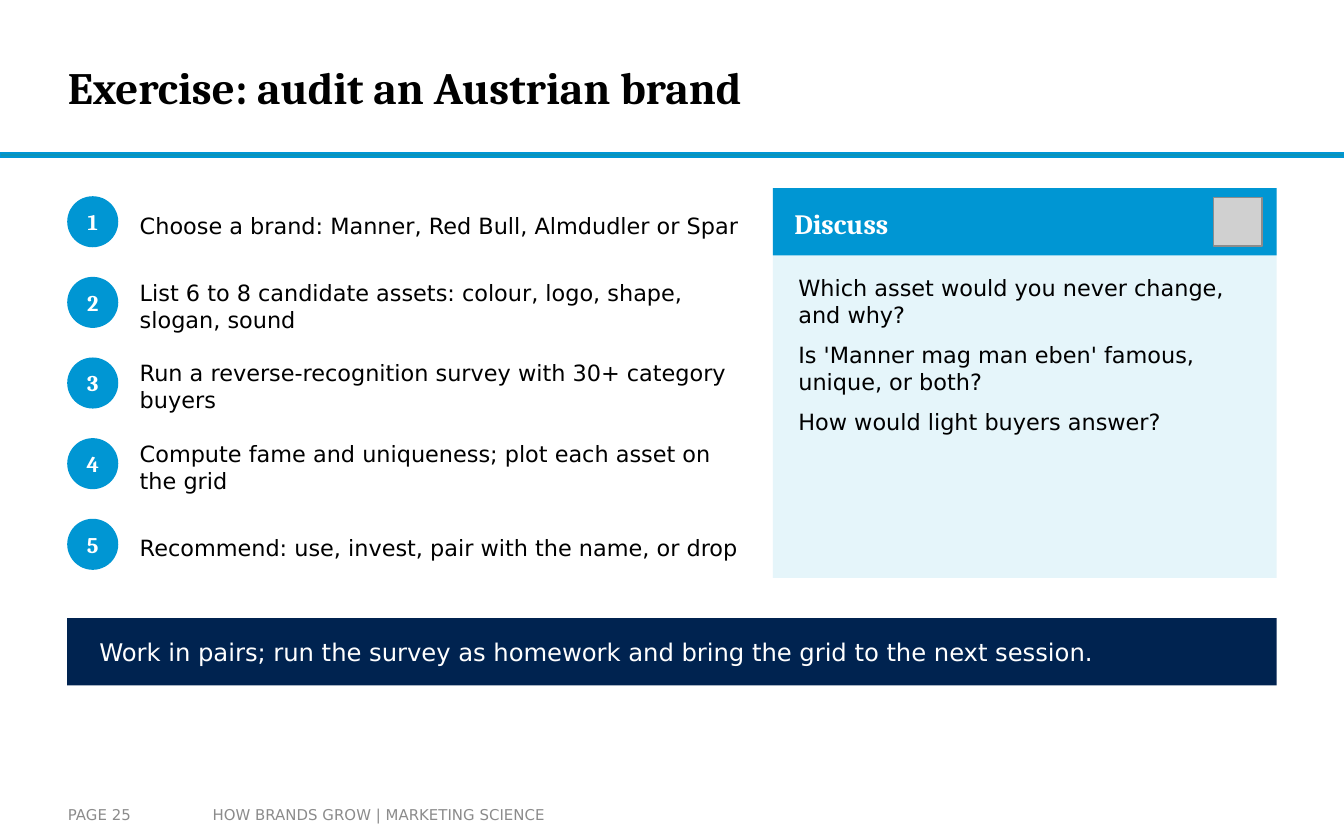
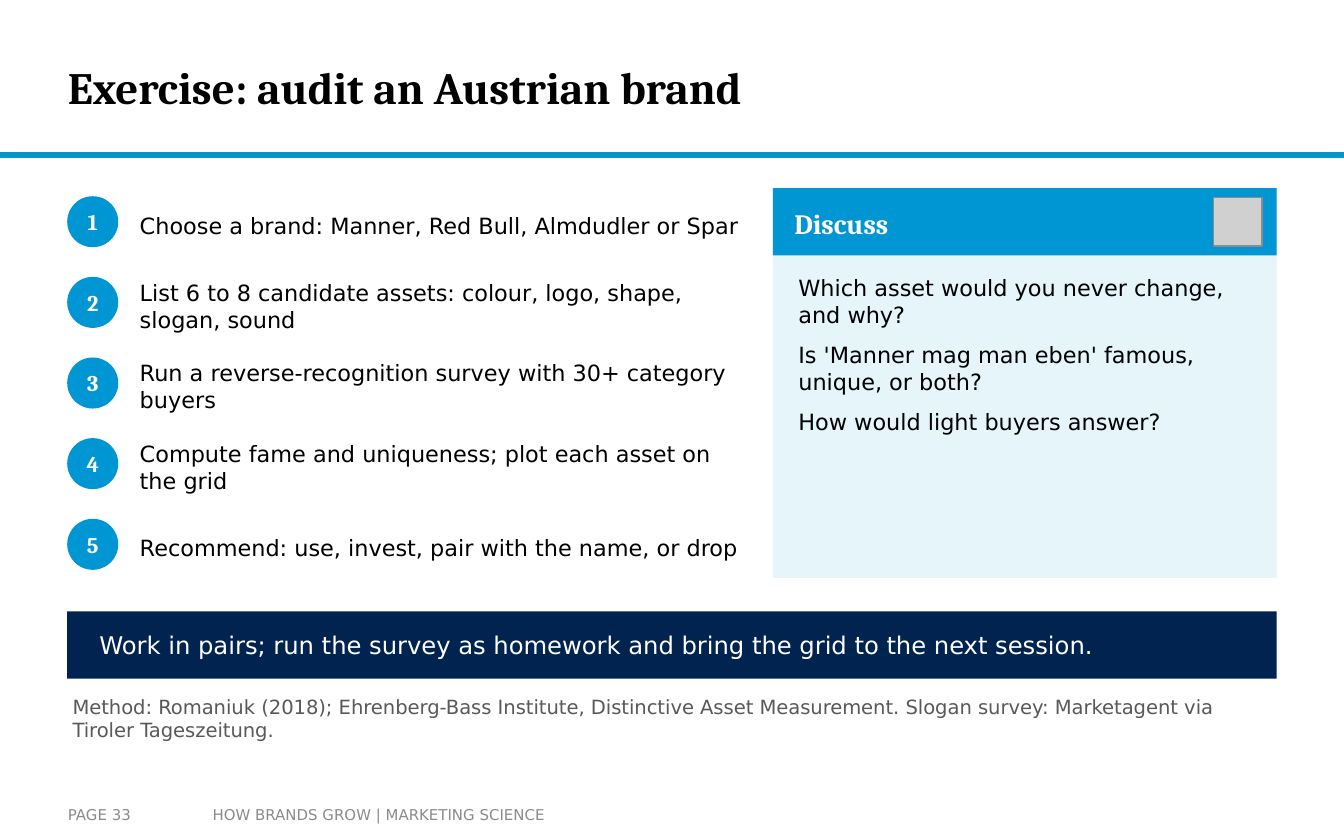
Before and after one commit to arnefloh-wu/international-marketing-analytics-teaching, a slide deck: slide 33 of slides/how-brands-grow_double-jeopardy-and-distinctiveness_WT26-27.pptx (slide 25 before the commit). Drawn at 1344x840 pixels with LibreOffice and Linux fonts; fonts in the diff are those of the drawing; grey boxes stand for pictures; background and template pictures are left out. Boxes give left, top, right and bottom in pixels: in the first picture for what was removed or moved away, otherwise in the second. Text is boxed around its words. In the diff, an @@ line names an element or a change of style, - is before the commit and + after.

```diff
--- a/slides/how-brands-grow_double-jeopardy-and-distinctiveness_WT26-27.pptx
+++ b/slides/how-brands-grow_double-jeopardy-and-distinctiveness_WT26-27.pptx
@@ rectangle moved from (x1=67, y1=618, x2=1277, y2=685) to (x1=67, y1=612, x2=1277, y2=679) @@
@@ text "Work in pairs; run the ..." moved from (x1=99, y1=642, x2=1092, y2=666) to (x1=99, y1=635, x2=1092, y2=659) @@
@@ text added at (x1=73, y1=699, x2=1213, y2=741), 10.5 pt, text #595959 @@
+Method: Romaniuk (2018); Ehrenberg-Bass Institute, Distinctive Asset Measurement. Slogan survey: Marketagent via Tiroler Tageszeitung.
@@ page number at (x1=68, y1=809, x2=131, y2=820): text changed @@
-PAGE 25
+PAGE 33
```
Also in this commit, not shown: 11 other slides changed, 9 slides added, 1 slide removed, 2 other files.
